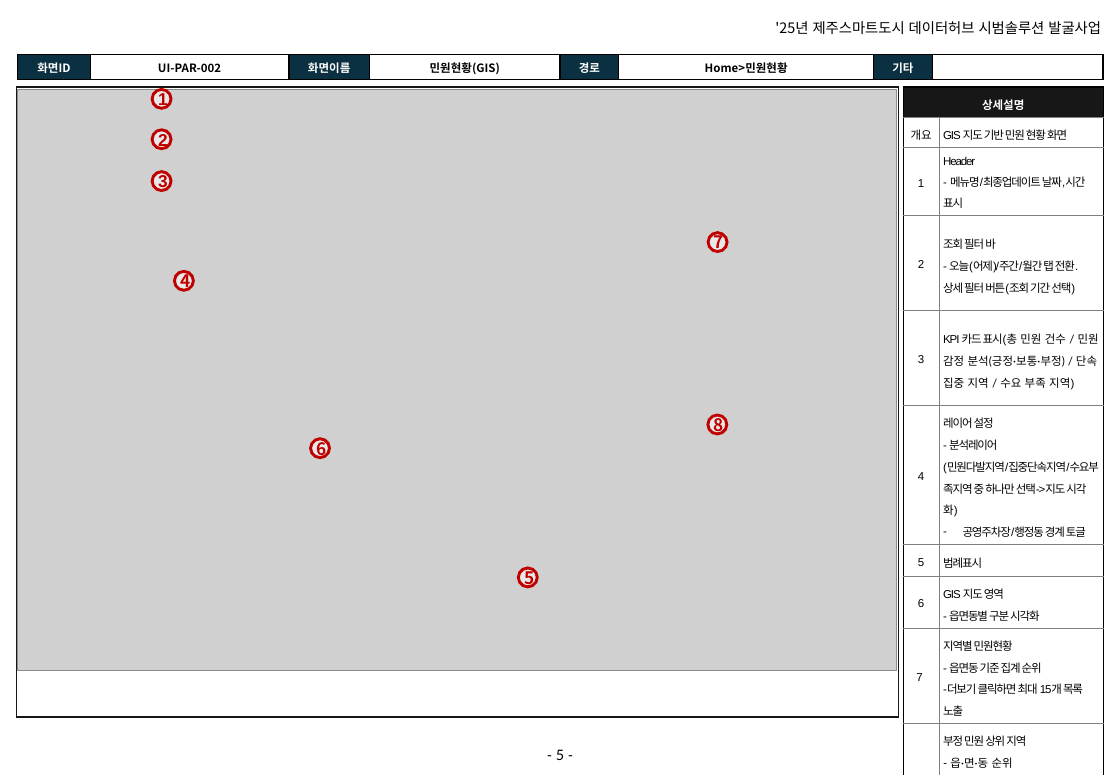
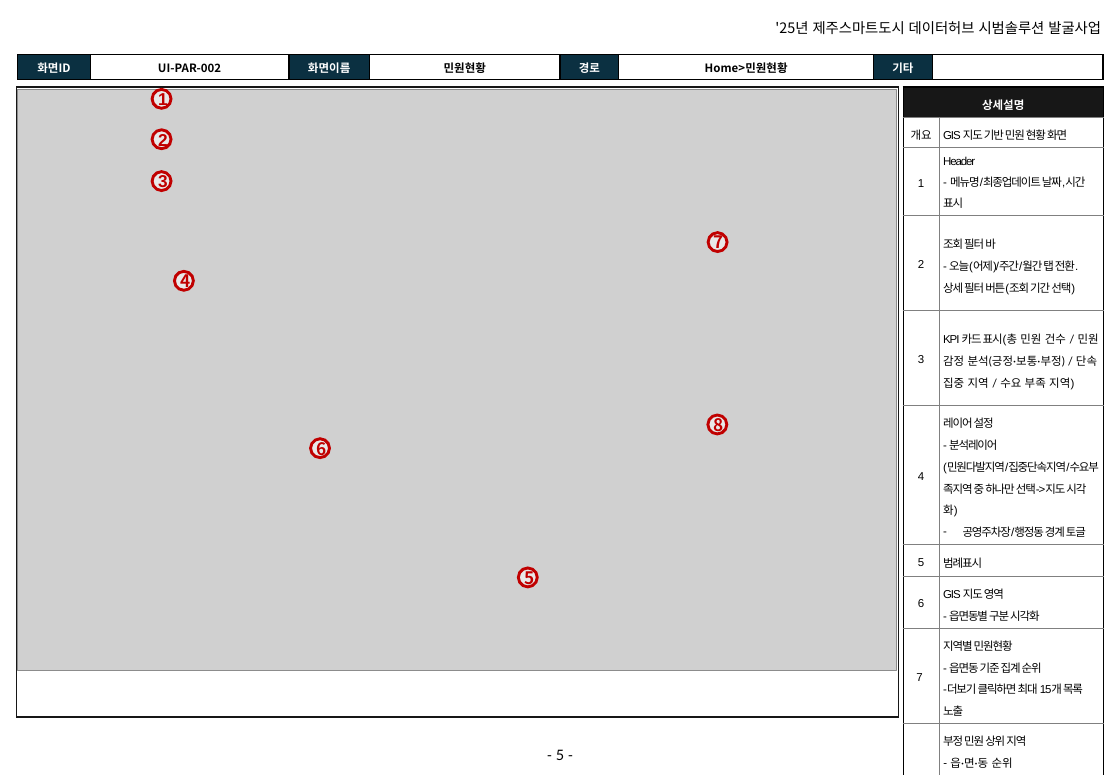
Before and after one commit to innopamSolution/jeju-datahub, a slide deck: slide 5 of Audit/JJ_PD_IP_D04_화면설계서_v1.5_이노팸.pptx. Drawn at 1120x775 pixels with LibreOffice and Linux fonts; fonts in the diff are those of the drawing; grey boxes stand for pictures; background and template pictures are left out. Boxes give left, top, right and bottom in pixels: in the first picture for what was removed or moved away, otherwise in the second. Text is boxed around its words. In the diff, an @@ line names an element or a change of style, - is before the commit and + after.

```diff
--- a/Audit/JJ_PD_IP_D04_화면설계서_v1.5_이노팸.pptx
+++ b/Audit/JJ_PD_IP_D04_화면설계서_v1.5_이노팸.pptx
@@ table at [18, 55, 1102, 80] @@
-row 1, column 4: 민원현황(GIS)
+row 1, column 4: 민원현황
```
Also in this commit, not shown: 4 other slides changed, 1 other file.
